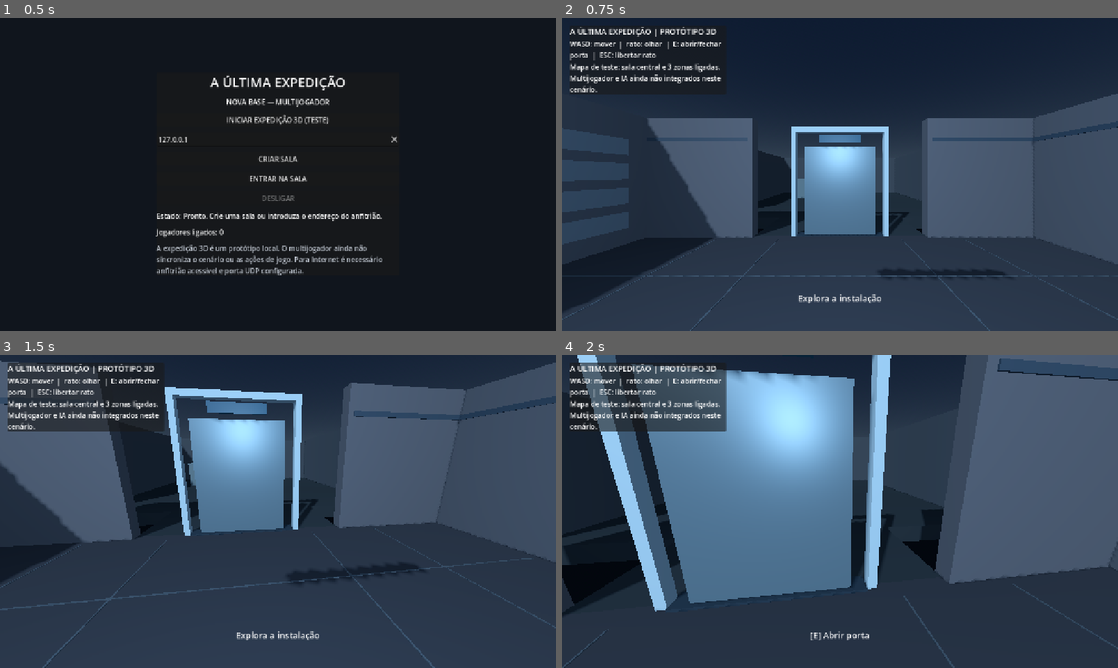
Above: before the commit, frames 1-4 (two rows, left to right).
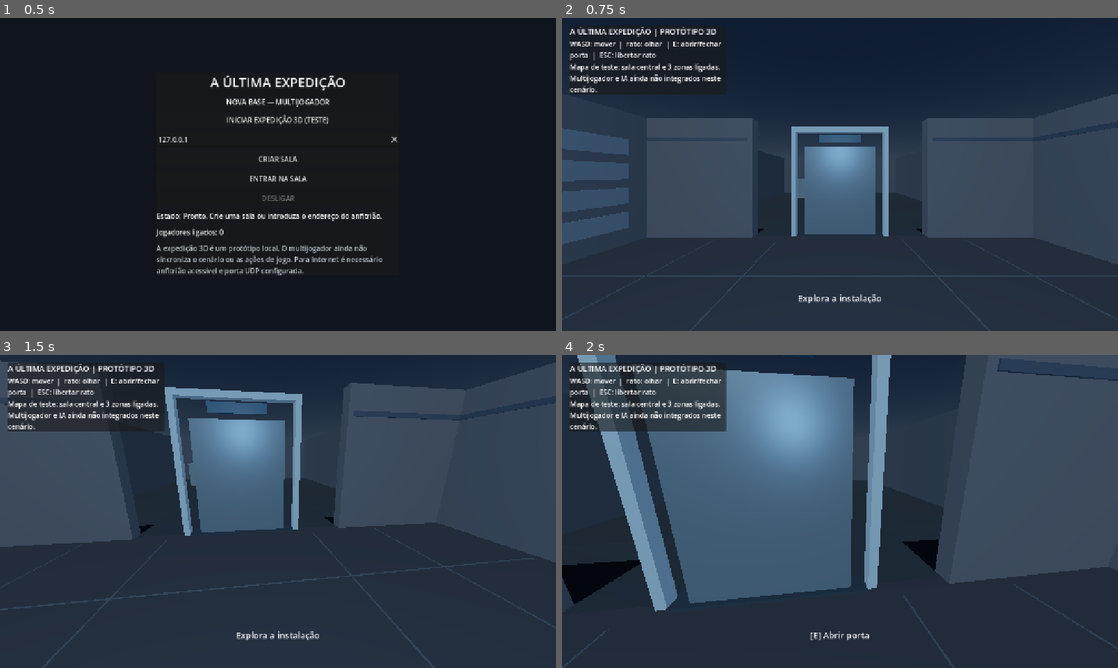
Above: after the commit, the same moments.

Repository: lufime/Valep-lis---Cidade-Viva-
Game: Godot game, scene res://scenes/main.tscn
The game is run twice, just before and just after one commit, with the same random seed, the same clock (stepped at 60 frames per second) and the same inputs.
Inputs (mouse positions are in pixels of both pictures, inside the frame that each line leads up to):
- Up to frame 1 (0.5 s): no input
- Up to frame 2 (0.75 s): click "INICIAR EXPEDIÇÃO 3D (TESTE)" at 0.5 s
- Up to frame 3 (1.5 s): tap Enter at 1.25 s; move the mouse to (305, 511) at 1.27 s; hold W from 1.28 s (still down); tap E at 1.35 s; click (305, 511) at 1.42 s
- Up to frame 4 (2 s): keep holding W

Frame 1 is identical in both runs. In frame 2, 7.4% of the frame differs, in the area x 0-59%, y 32-83%; in frame 3, 10%; in frame 4, 27%, in the area x 2-82%, y 0-82%.

Commit message:
Suavizar sombras e equilibrar luz ambiente do protótipo

Diff:
--- a/expedicao/scripts/expedition_3d.gd
+++ b/expedicao/scripts/expedition_3d.gd
@@ -415,7 +415,7 @@
 	env.sky.sky_material = sky_material
 	env.ambient_light_source = Environment.AMBIENT_SOURCE_COLOR
 	env.ambient_light_color = Color("#8ba0b8")
-	env.ambient_light_energy = 0.35
+	env.ambient_light_energy = 0.62
 	env.tonemap_mode = Environment.TONE_MAPPER_FILMIC
 	environment.environment = env
 	add_child(environment)
@@ -423,13 +423,13 @@
 	var light := DirectionalLight3D.new()
 	light.rotation_degrees = Vector3(-38, -28, 0)
 	light.light_energy = 0.22
-	light.shadow_enabled = true
+	light.shadow_enabled = false
 	add_child(light)
 
 	var fill := OmniLight3D.new()
 	fill.position = Vector3(0, 2.7, 0)
 	fill.light_color = Color("#b9d9ff")
-	fill.light_energy = 1.1
+	fill.light_energy = 0.82
 	fill.omni_range = 12.0
 	add_child(fill)
 
